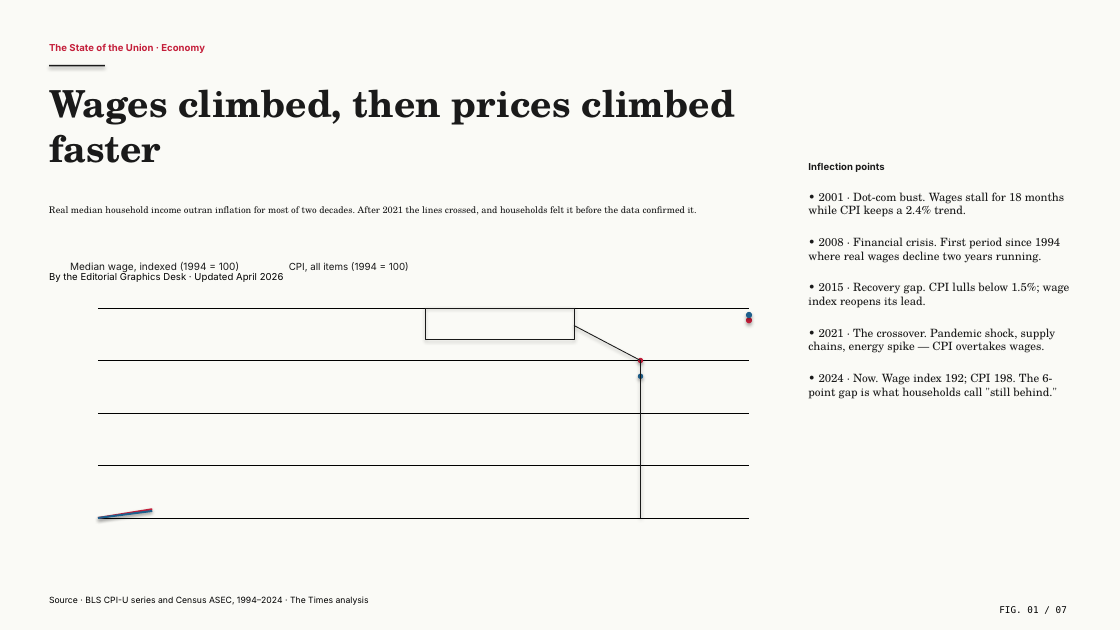
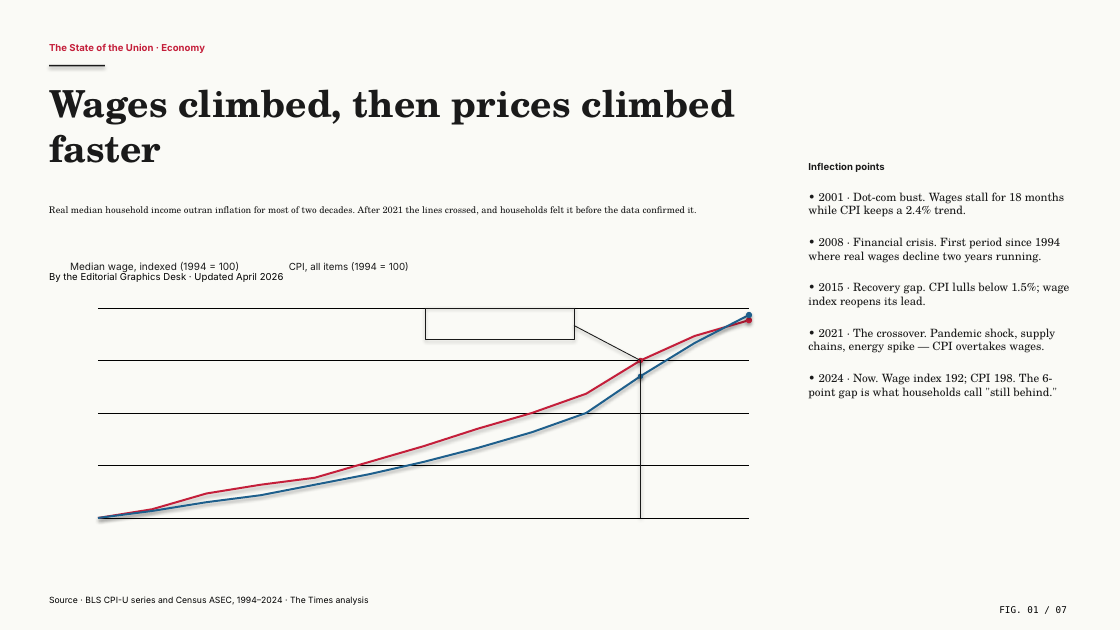
Before and after one commit to vamsiramakrishnan/pixelpitch, a slide deck: slide 1 of _bench/corpus/divergent-deck.pptx. Drawn at 1120x630 pixels with LibreOffice and Linux fonts; fonts in the diff are those of the drawing. Boxes give left, top, right and bottom in pixels: in the first picture for what was removed or moved away, otherwise in the second. Text is boxed around its words. In the diff, an @@ line names an element or a change of style, - is before the commit and + after.

```diff
--- a/_bench/corpus/divergent-deck.pptx
+++ b/_bench/corpus/divergent-deck.pptx
@@ freeform shape at [98, 320, 749, 518]: outline redrawn @@
@@ freeform shape at [98, 315, 749, 518]: outline redrawn @@
```
Also in this commit, not shown: 9 other slides changed, 1 slide added, 1 slide removed, 2 other files.
